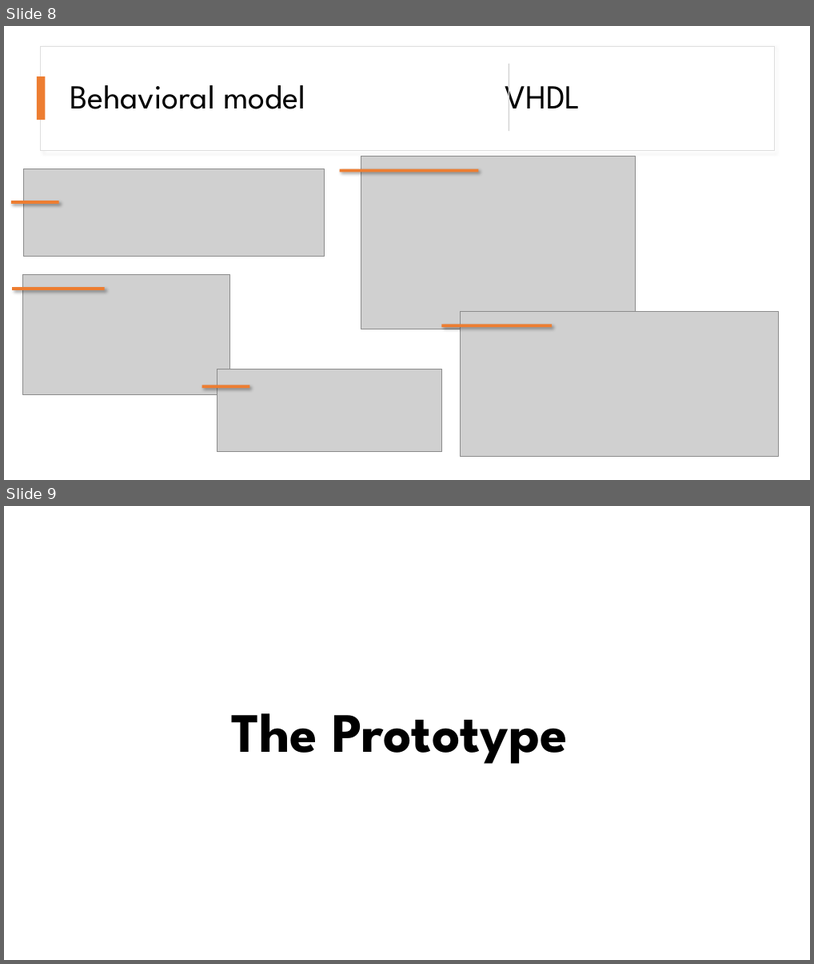
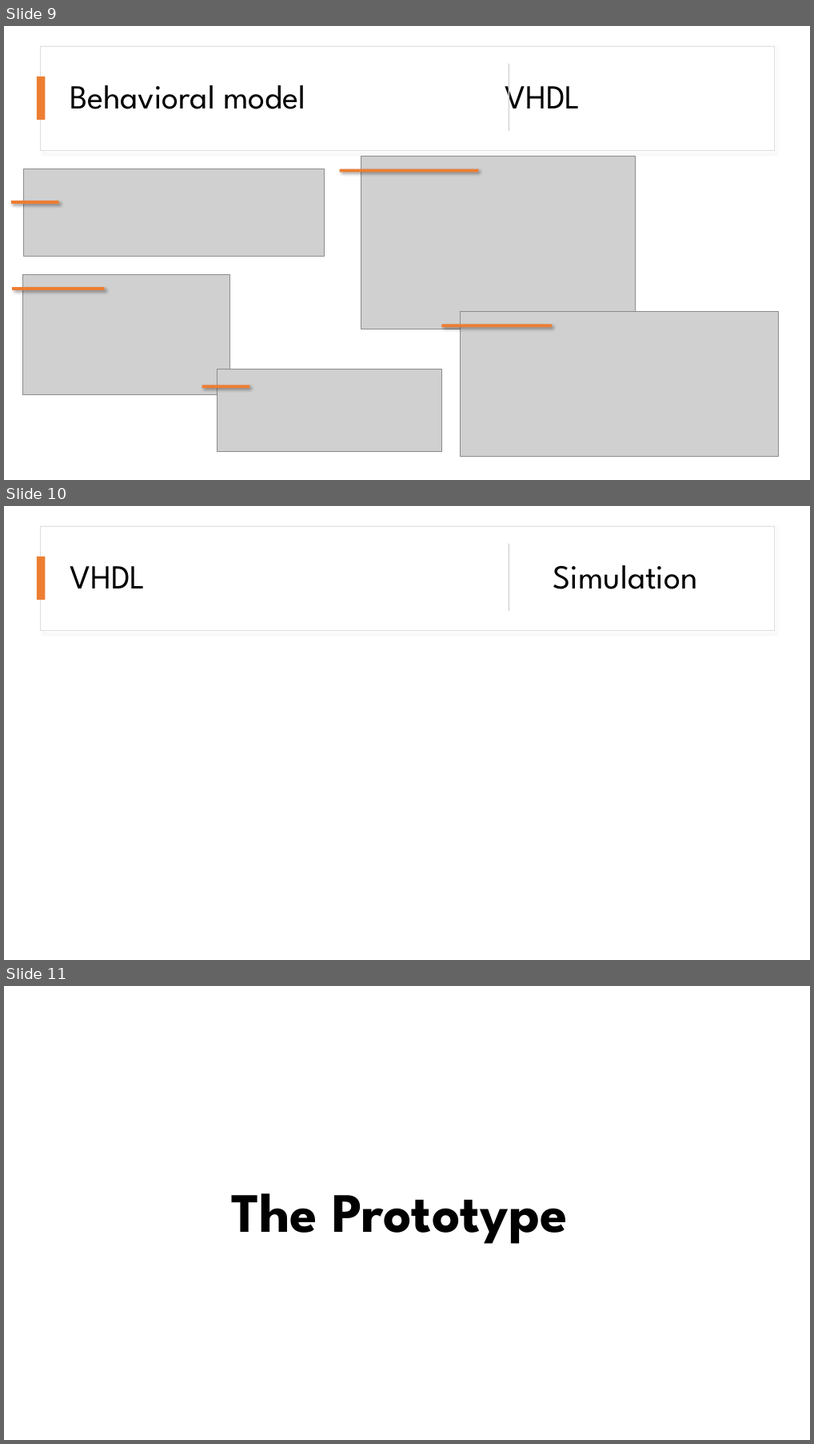
Before and after one commit to Embineer/Embineer, a slide deck: Autonomous traffic system presentation.pptx. Shown one above the other, each under a label of ours: slides 8 and 9 before the commit, slides 9, 10 and 11 after it. The pictures are 814x964 and 814x1444 pixels, drawn with LibreOffice and Linux fonts; fonts in the diff are those of the drawing; grey boxes stand for pictures. Boxes give left, top, right and bottom in pixels: in the first picture for what was removed or moved away, otherwise in the second. Text is boxed around its words. In the diff, an @@ line names an element or a change of style, - is before the commit and + after.

```diff
--- a/Autonomous traffic system presentation.pptx
+++ b/Autonomous traffic system presentation.pptx
@@ slide 10 added at [4, 506, 810, 960], background #FFFFFF @@
@@ rectangle added at [40, 526, 774, 630], fill #FFFFFF, outline #DEDEDE 1 pt @@
@@ rectangle added at [509, 544, 510, 612], fill #D5D5D5 @@
@@ rectangle added at [37, 557, 45, 600], fill #ED7D31 @@
@@ title added at [70, 565, 698, 589], 40 pt, text #000000 @@
+VHDL Simulation
@@ what was slide 8 is now slide 9 @@
@@ what was slide 9 is now slide 11 @@
```
Also in this commit, not shown: 2 slides changed, 2 other slides added.
